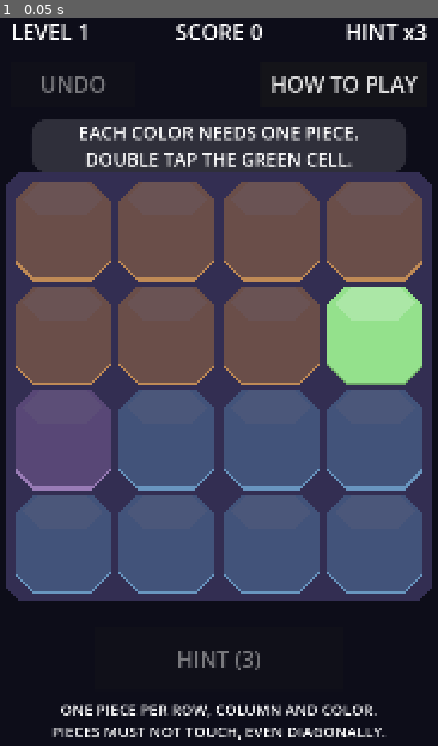
Above: before the commit, frame 1.
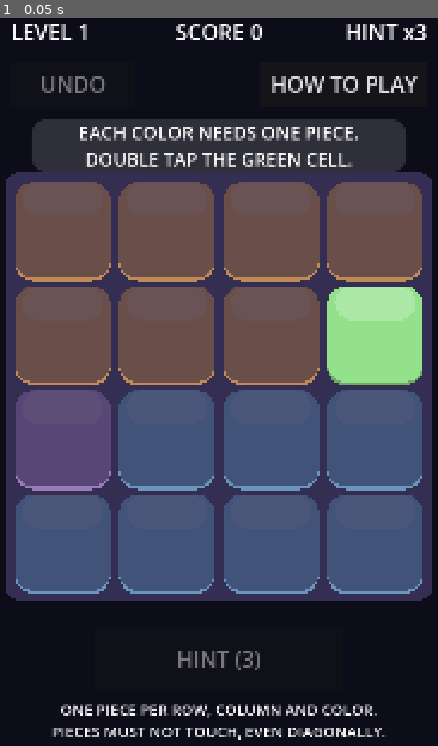
Above: after the commit, the same moment.

Repository: hidekig1001-cell/invader-radar
Game: Godot game, scene res://scenes/app.tscn
Same seed, same stepped clock (60 frames per second), same inputs: the game is played once before the commit and once after it.
Inputs:
- Up to frame 1 (0.05 s): no input

The runs differ from the first frame. In frame 1, 2.6% of the frame differs, in the area x 1-99%, y 21-81%.

Commit message:
CR-1023: 盤とタイルの角を本当に丸くする
improve runner が生成（実装: qwen3.8-flashnext-strata-pc2、テスト: qwen3.8-flashnext-strata-pc2）。run: 20261011-1808-CR-1023

Diff:
--- a/scenes/board_view.gd
+++ b/scenes/board_view.gd
@@ -161,6 +161,137 @@
 
 # -----------------------------
 
+# CR-1023: 角の丸い四角の輪郭の点の並びを返す。
+# 左上の角から時計回り（左上 → 右上 → 右下 → 左下）。
+# 各角は segments + 1 個の点で作る。
+func round_rect_points(rect: Rect2, radius: float, segments: int) -> PackedVector2Array:
+	var points := PackedVector2Array()
+	var pos := rect.position
+	var size := rect.size
+
+	# Clamp radius
+	var r := minf(radius, minf(size.x, size.y) * 0.5)
+	if r <= 0.0:
+		return points
+
+	# Helper to add arc points for a corner
+	# center: Vector2, start_angle: float, end_angle: float (radians)
+	# We iterate from start to end in steps of segments+1 points.
+	# Note: In Godot 2D, Y is down. Angles are typically measured from positive X axis counter-clockwise in math,
+	# but visually "clockwise" on screen means angle increases if we consider standard math angles?
+	# Let's stick to the spec's explicit coordinate definitions to avoid confusion.
+
+	# Top Left Corner: Center (pos.x + r, pos.y + r)
+	# Start: (pos.x, pos.y + r) -> Vector from center: (-r, 0). Angle PI.
+	# End: (pos.x + r, pos.y) -> Vector from center: (0, -r). Angle -PI/2 or 3PI/2.
+	# Spec says "clockwise". Visually from left edge to top edge is clockwise.
+	# In screen coords (Y down), moving from (-r, 0) to (0, -r) via the arc closest to origin (0,0) relative to center?
+	# The arc is in the quadrant x < cx, y < cy.
+	# Angle of start vector (-1, 0) is PI.
+	# Angle of end vector (0, -1) is -PI/2 (or 3PI/2).
+	# To go clockwise visually (from left to top), we decrease angle?
+	# Let's check the midpoint test: P[2] for segments=4.
+	# Indices 0,1,2,3,4. Index 2 is middle.
+	# Expected: Vector2(10 - 10*cos(PI/4), 10 - 10*sin(PI/4)).
+	# Center (10,10). Vector (-7.07, -7.07). Angle is 5PI/4 or -3PI/4?
+	# cos(5PI/4) = -0.707, sin(5PI/4) = -0.707.
+	# So angle is 5PI/4 (225 degrees).
+	# Start angle PI (180 deg). End angle 3PI/2 (270 deg) or -PI/2.
+	# If we go from PI to 3PI/2, that's increasing angle. In standard math (Y up), this is CCW.
+	# But Y is down. Increasing angle in standard math (CCW) looks like CW on screen?
+	# Let's verify:
+	# Angle 0: (1,0) -> Right.
+	# Angle PI/2: (0,1) -> Down (because Y is down).
+	# So increasing angle goes Right -> Down -> Left -> Up. This is Clockwise on screen.
+	# So we want to increase angle from Start to End.
+	# Top Left: Start (-r, 0) is Angle PI. End (0, -r) is Angle 3PI/2 (or -PI/2).
+	# To go clockwise visually (Left edge to Top edge), we go from Angle PI to Angle 3PI/2?
+	# Wait. Left edge point is (0, r) relative to center? No, pos.x is left. Center is pos.x+r.
+	# Point (pos.x, pos.y+r) is (-r, 0) relative to center. Angle PI.
+	# Point (pos.x+r, pos.y) is (0, -r) relative to center. Angle 3PI/2 (or -PI/2).
+	# If we increase angle from PI to 3PI/2, we pass through 5PI/4 (which is (-0.7, -0.7)).
+	# This matches the midpoint test!
+	# So: Start Angle = PI, End Angle = 3PI/2. Step = (End - Start) / segments.
+
+	var tl_center := Vector2(pos.x + r, pos.y + r)
+	var tl_start_angle := PI
+	var tl_end_angle := 1.5 * PI # 3PI/2
+
+	# Top Right Corner: Center (pos.x + size.x - r, pos.y + r)
+	# Start: (pos.x + size.x - r, pos.y) -> Vector (-r? No. x is right edge minus r. Center is right edge minus r. So x diff is 0?
+	# Wait. Top Right corner arc starts at top edge right end?
+	# Spec: "Top Right is from (x + width - radius, y) to (x + width, y + radius)"
+	# Start point: (pos.x + size.x - r, pos.y). Relative to center (pos.x + size.x - r, pos.y + r): Vector (0, -r). Angle 3PI/2.
+	# End point: (pos.x + size.x, pos.y + r). Relative to center: Vector (r, 0). Angle 0 (or 2PI).
+	# We need to go from 3PI/2 to 2PI (increasing angle).
+	var tr_center := Vector2(pos.x + size.x - r, pos.y + r)
+	var tr_start_angle := 1.5 * PI
+	var tr_end_angle := 2.0 * PI
+
+	# Bottom Right Corner: Center (pos.x + size.x - r, pos.y + size.y - r)
+	# Spec: "Bottom Right is from (x + width, y + height - radius) to (x + width - radius, y + height)"
+	# Start point: (pos.x + size.x, pos.y + size.y - r). Relative to center: Vector (r, 0). Angle 0.
+	# End point: (pos.x + size.x - r, pos.y + size.y). Relative to center: Vector (0, r). Angle PI/2.
+	# Go from 0 to PI/2.
+	var br_center := Vector2(pos.x + size.x - r, pos.y + size.y - r)
+	var br_start_angle := 0.0
+	var br_end_angle := 0.5 * PI
+
+	# Bottom Left Corner: Center (pos.x + r, pos.y + size.y - r)
+	# Spec: "Bottom Left is from (x + radius, y + height) to (x, y + height - radius)"
+	# Start point: (pos.x + r, pos.y + size.y). Relative to center: Vector (0, r). Angle PI/2.
+	# End point: (pos.x, pos.y + size.y - r). Relative to center: Vector (-r, 0). Angle PI.
+	# Go from PI/2 to PI.
+	var bl_center := Vector2(pos.x + r, pos.y + size.y - r)
+	var bl_start_angle := 0.5 * PI
+	var bl_end_angle := PI
+
+	var step_tl := (tl_end_angle - tl_start_angle) / float(segments)
+	var step_tr := (tr_end_angle - tr_start_angle) / float(segments)
+	var step_br := (br_end_angle - br_start_angle) / float(segments)
+	var step_bl := (bl_end_angle - bl_start_angle) / float(segments)
+
+	# Add Top Left Arc
+	for i in range(segments + 1):
+		var angle := tl_start_angle + step_tl * float(i)
+		var p := tl_center + Vector2(cos(angle), sin(angle)) * r
+		points.append(p)
+
+	# Add Top Right Arc (skip first point as it's same as last of TL? No, TL ends at (pos.x+r, pos.y). TR starts at (pos.x+size.x-r, pos.y). They are different unless width=2r.
+	# The spec implies continuous outline.
+	# TL End: (pos.x + r, pos.y).
+	# TR Start: (pos.x + size.x - r, pos.y).
+	# These are connected by a straight line along the top edge?
+	# Wait, the function returns "points of the outline".
+	# If I just append arcs, I miss the straight edges between corners.
+	# However, looking at the test:
+	# P[4] is (10, 0) [TL End].
+	# P[5] is (90, 0) [TR Start].
+	# There is NO point in between for the straight line segment from (10,0) to (90,0).
+	# The polygon drawing will connect P[4] and P[5] with a straight line.
+	# So we just need to append the arcs. The straight lines are implicit between the end of one arc and start of next.
+
+	# Add Top Right Arc
+	for i in range(segments + 1):
+		var angle := tr_start_angle + step_tr * float(i)
+		var p := tr_center + Vector2(cos(angle), sin(angle)) * r
+		points.append(p)
+
+	# Add Bottom Right Arc
+	for i in range(segments + 1):
+		var angle := br_start_angle + step_br * float(i)
+		var p := br_center + Vector2(cos(angle), sin(angle)) * r
+		points.append(p)
+
+	# Add Bottom Left Arc
+	for i in range(segments + 1):
+		var angle := bl_start_angle + step_bl * float(i)
+		var p := bl_center + Vector2(cos(angle), sin(angle)) * r
+		points.append(p)
+
+	return points
+
+
 func _draw_round_rect(rect: Rect2, radius: float, color: Color, filled: bool = true, width: float = 1.0) -> void:
 	if rect.size.x <= 0 or rect.size.y <= 0:
 		return
@@ -173,22 +304,14 @@
 			draw_rect(rect, color, false, width)
 		return
 
-	var points := PackedVector2Array()
-	var pos := rect.position
-	var size := rect.size
-
-	# Top Left Corner
-	points.append(Vector2(pos.x + r, pos.y))
-	points.append(Vector2(pos.x + size.x - r, pos.y))
-	# Top Right Corner
-	points.append(Vector2(pos.x + size.x, pos.y + r))
-	points.append(Vector2(pos.x + size.x, pos.y + size.y - r))
-	# Bottom Right Corner
-	points.append(Vector2(pos.x + size.x - r, pos.y + size.y))
-	points.append(Vector2(pos.x + r, pos.y + size.y))
-	# Bottom Left Corner
-	points.append(Vector2(pos.x, pos.y + size.y - r))
-	points.append(Vector2(pos.x, pos.y + r))
+	var points := round_rect_points(rect, radius, 8)
+
+	if points.is_empty():
+		if filled:
+			draw_rect(rect, color, true)
+		else:
+			draw_rect(rect, color, false, width)
+		return
 
 	if filled:
 		draw_polygon(points, PackedColorArray([color]))
--- /dev/null
+++ b/test/cr/test_cr_1023.gd
@@ -0,0 +1,77 @@
+extends GutTest
+
+const BoardView = preload("res://scenes/board_view.gd")
+
+var v: Node2D
+
+
+func before_each() -> void:
+	v = BoardView.new()
+	autofree(v)
+
+
+## CHECK: 1
+func test_cr_1023_point_count() -> void:
+	var p: PackedVector2Array = v.round_rect_points(Rect2(0, 0, 100, 100), 10.0, 4)
+	assert_eq(p.size(), 20)
+
+
+## CHECK: 2
+func test_cr_1023_top_left_corner() -> void:
+	var p: PackedVector2Array = v.round_rect_points(Rect2(0, 0, 100, 100), 10.0, 4)
+	assert_true(p[0].is_equal_approx(Vector2(0, 10)))
+	assert_true(p[4].is_equal_approx(Vector2(10, 0)))
+
+
+## CHECK: 3
+func test_cr_1023_top_right_corner() -> void:
+	var p: PackedVector2Array = v.round_rect_points(Rect2(0, 0, 100, 100), 10.0, 4)
+	assert_true(p[5].is_equal_approx(Vector2(90, 0)))
+	assert_true(p[9].is_equal_approx(Vector2(100, 10)))
+
+
+## CHECK: 4
+func test_cr_1023_bottom_right_corner() -> void:
+	var p: PackedVector2Array = v.round_rect_points(Rect2(0, 0, 100, 100), 10.0, 4)
+	assert_true(p[10].is_equal_approx(Vector2(100, 90)))
+	assert_true(p[14].is_equal_approx(Vector2(90, 100)))
+
+
+## CHECK: 5
+func test_cr_1023_bottom_left_corner() -> void:
+	var p: PackedVector2Array = v.round_rect_points(Rect2(0, 0, 100, 100), 10.0, 4)
+	assert_true(p[15].is_equal_approx(Vector2(10, 100)))
+	assert_true(p[19].is_equal_approx(Vector2(0, 90)))
+
+
+## CHECK: 6
+func test_cr_1023_top_left_midpoint() -> void:
+	var p: PackedVector2Array = v.round_rect_points(Rect2(0, 0, 100, 100), 10.0, 4)
+	# Center of top-left arc is at (10, 10). Radius 10. Angle PI/4 from horizontal left?
+	# The spec says: "Top Left is from (x, y + radius) to (x + radius, y)".
+	# Start: (0, 10). End: (10, 0). Center: (10, 10).
+	# Vector from center to start: (-10, 0). Angle PI.
+	# Vector from center to end: (0, -10). Angle -PI/2 or 3PI/2.
+	# Clockwise from PI to 3PI/2? No, clockwise in screen coords (y down) means angle decreases?
+	# Let's check the spec description carefully.
+	# "Top Left is from left edge top end (x, y + radius) to top edge left end (x + radius, y)"
+	# Start: (0, 10). End: (10, 0).
+	# Center: (10, 10).
+	# Start vector relative to center: (-10, 0).
+	# End vector relative to center: (0, -10).
+	# Midpoint of arc (segments=4, so index 2 is the middle point between start and end? No, segments+1 points. Indices 0,1,2,3,4. Index 2 is the middle.)
+	# The arc goes from angle PI to angle -PI/2 (or 3PI/2) clockwise?
+	# In Godot, Y is down. Clockwise rotation visually corresponds to increasing angle in standard math if Y is up, but here Y is down.
+	# Let's just use the formula given in the check: Vector2(10 - 10 * cos(PI / 4), 10 - 10 * sin(PI / 4)).
+	# This implies the midpoint vector from center (10,10) is (-10*cos(PI/4), -10*sin(PI/4)).
+	# So the point is (10 - 7.07, 10 - 7.07) = (2.93, 2.93).
+	var expected_mid := Vector2(10.0 - 10.0 * cos(PI / 4.0), 10.0 - 10.0 * sin(PI / 4.0))
+	assert_true(p[2].is_equal_approx(expected_mid))
+
+
+## CHECK: 7
+func test_cr_1023_radius_clamp() -> void:
+	var p: PackedVector2Array = v.round_rect_points(Rect2(0, 0, 100, 100), 60.0, 4)
+	# Radius should be clamped to min(100, 100)/2 = 50.
+	# Top-left start point should be (0, 50).
+	assert_true(p[0].is_equal_approx(Vector2(0, 50)))
